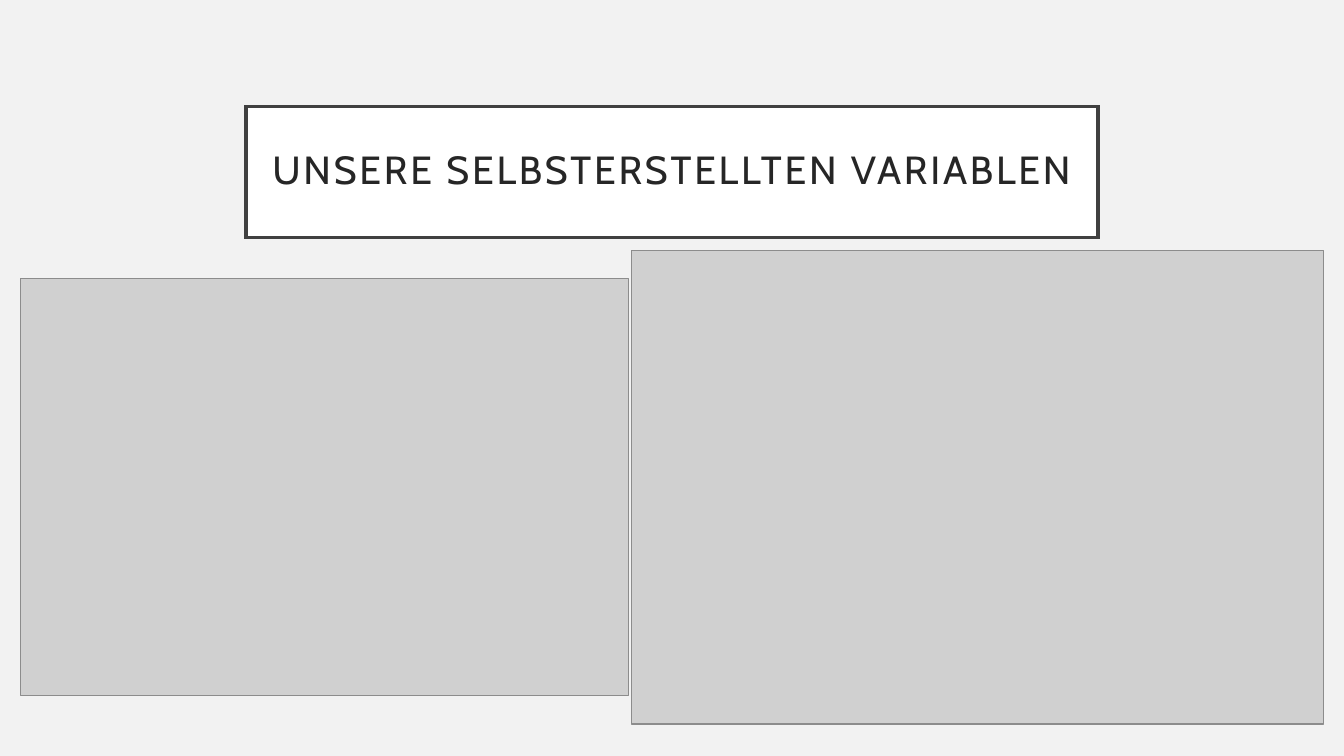
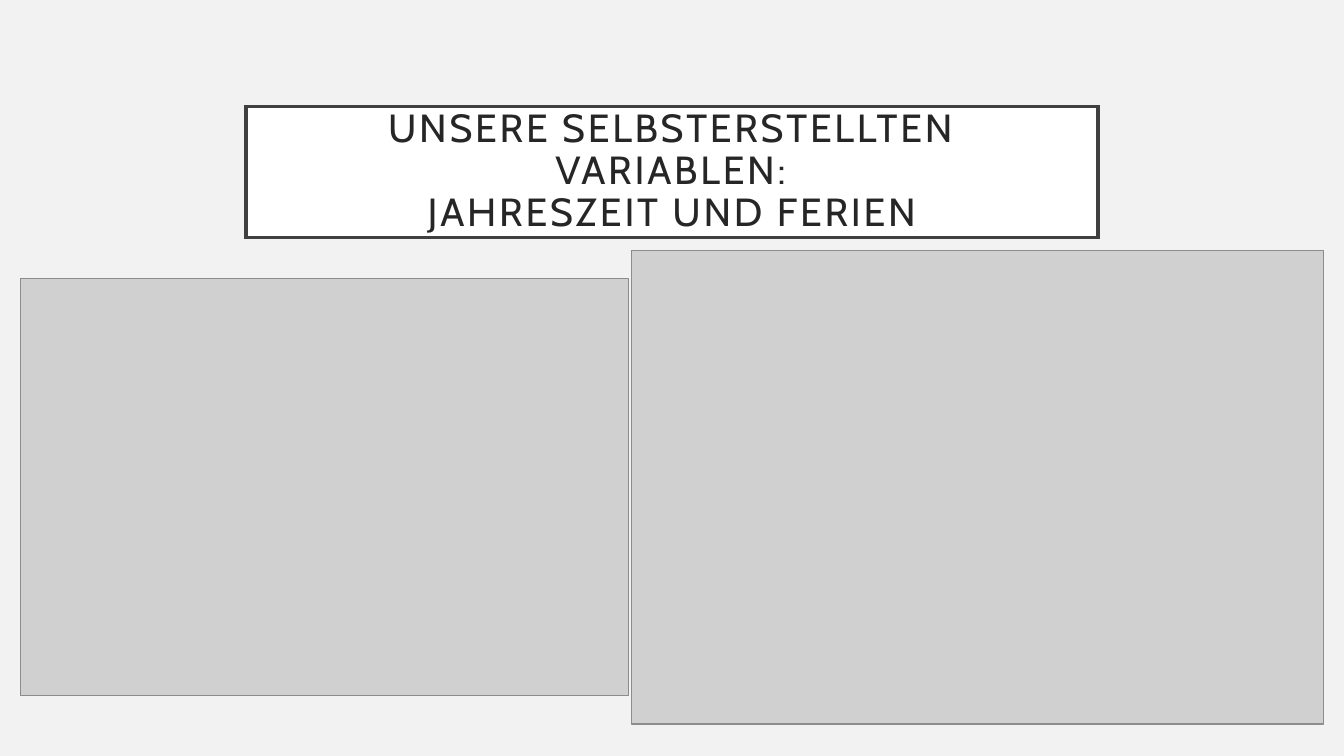
Before and after one commit to Tasinger/gruppe-2-projekt, a slide deck: slide 4 of 4_Presentation/Präsentation Gruppe 2.pptx. Drawn at 1344x756 pixels with LibreOffice and Linux fonts; fonts in the diff are those of the drawing; grey boxes stand for pictures. Boxes give left, top, right and bottom in pixels: in the first picture for what was removed or moved away, otherwise in the second. Text is boxed around its words. In the diff, an @@ line names an element or a change of style, - is before the commit and + after.

```diff
--- a/4_Presentation/Präsentation Gruppe 2.pptx
+++ b/4_Presentation/Präsentation Gruppe 2.pptx
@@ title at [388, 114, 952, 233]: text changed @@
-UNSERE SELBSTERSTELLTEN VARIABLEN
+UNSERE SELBSTERSTELLTEN VARIABLEN:
+JAHRESZEIT UND FERIEN
```
Also in this commit, not shown: 2 slides removed.
